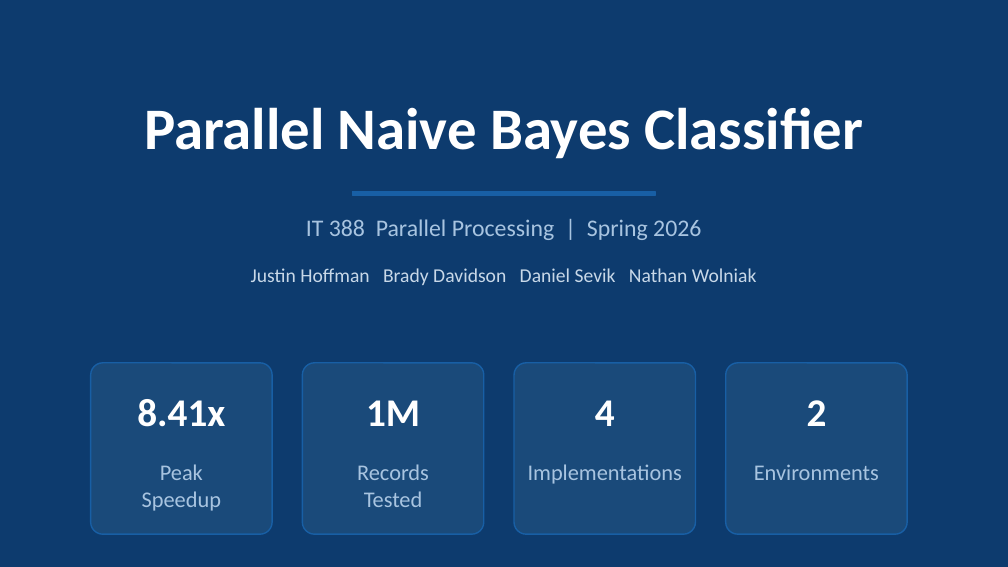
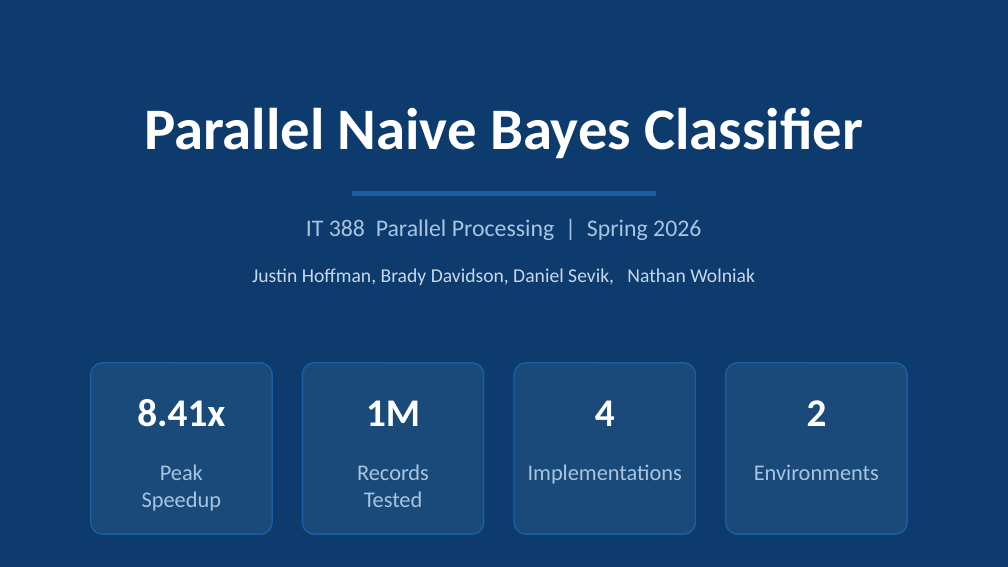
Before and after one commit to jhffmn82/IT388_parallel_processing_bayesian_classifier, a slide deck: slide 1 of IT388_ParallelNaiveBayes_Final.pptx. Drawn at 1008x567 pixels with LibreOffice and Linux fonts; fonts in the diff are those of the drawing. Boxes give left, top, right and bottom in pixels: in the first picture for what was removed or moved away, otherwise in the second. Text is boxed around its words. In the diff, an @@ line names an element or a change of style, - is before the commit and + after.

```diff
--- a/IT388_ParallelNaiveBayes_Final.pptx
+++ b/IT388_ParallelNaiveBayes_Final.pptx
@@ text at [252,268,755,285]: text changed @@
-Justin Hoffman Brady Davidson Daniel Sevik Nathan Wolniak
+Justin Hoffman, Brady Davidson, Daniel Sevik, Nathan Wolniak
```
Also in this commit, not shown: 5 other slides changed.
